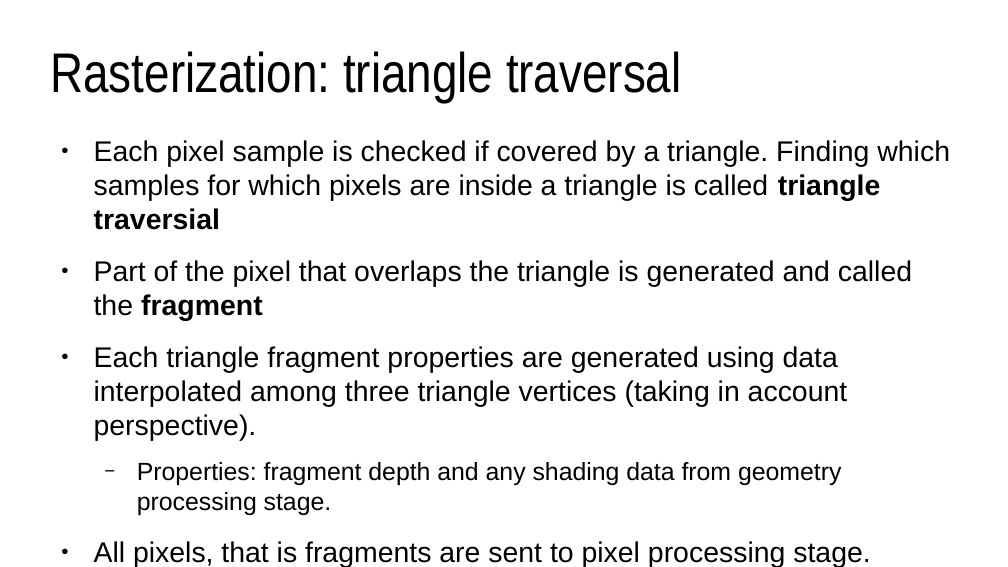
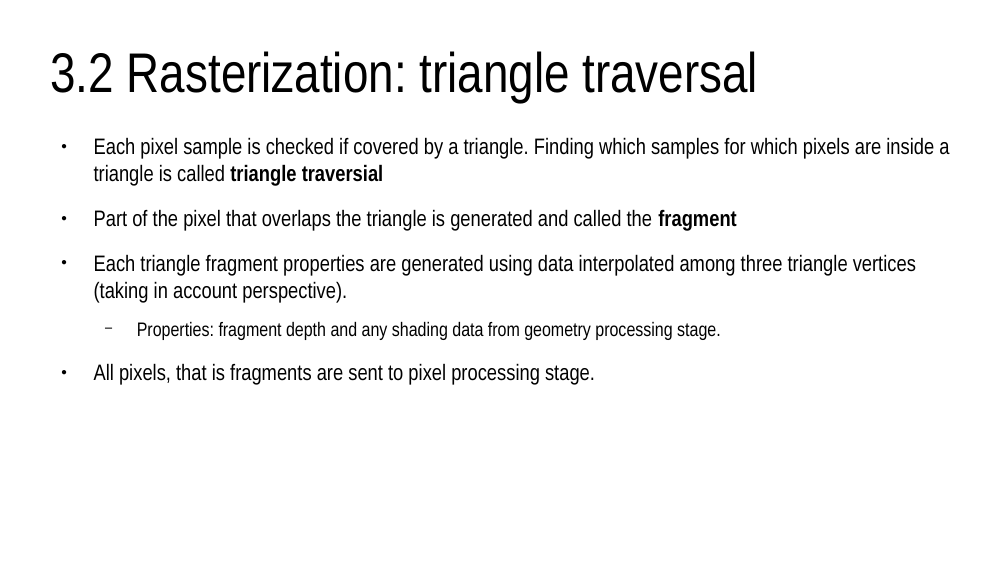
Before and after one commit to lorentzo/IntroductionToComputerGraphics, a slide deck: slide 31 of lectures/4_foundations_rendering/4_3_rasterization.odp (slide 26 before the commit). Drawn at 1008x567 pixels with LibreOffice and Linux fonts; fonts in the diff are those of the drawing. Boxes give left, top, right and bottom in pixels: in the first picture for what was removed or moved away, otherwise in the second. Text is boxed around its words. In the diff, an @@ line names an element or a change of style, - is before the commit and + after.

Commit message:
rasterization

```diff
--- a/lectures/4_foundations_rendering/4_3_rasterization.odp
+++ b/lectures/4_foundations_rendering/4_3_rasterization.odp
@@ title at [50,51,758,102]: text changed @@
-Rasterization: triangle traversal
+3.2 Rasterization: triangle traversal
@@ text "Each pixel sample is checked ..." at [94,137,949,385]: size 22.4 to 17.6 pt in "Each pixel sample is checked if covered ...", "Part of the pixel that overlaps the ...", "Each triangle fragment properties are generated using ...", "All pixels, that is fragments are sent ..."; font Arial to Arial Narrow; size 19.6 to 15.4 pt in "Properties: fragment depth and any shading data ..." @@
```
Also in this commit, not shown: 20 other slides changed, 10 slides added, 1 slide removed, 1 other file.
